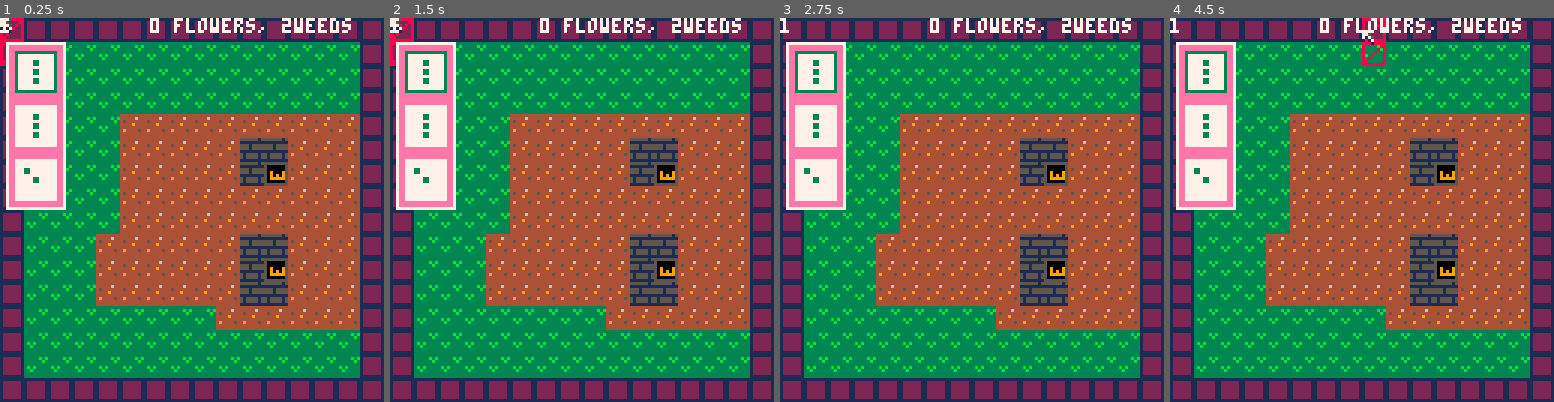
Above: before the commit, frames 1-4 (left to right).
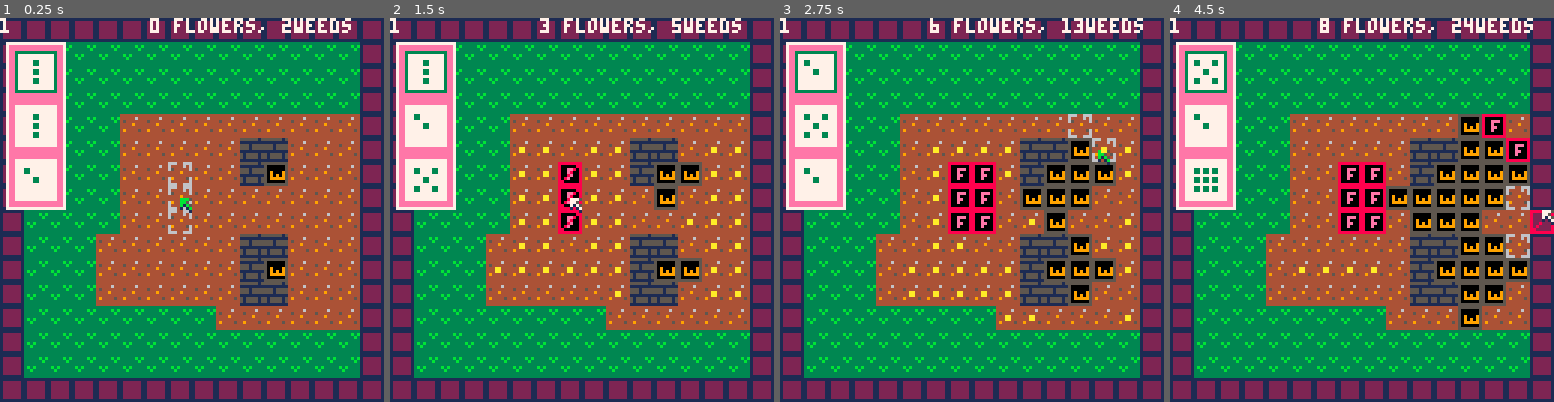
Above: after the commit, the same moments.

Repository: etrizzo/pico8
Game: PICO-8 cartridge SIJ2019/sij2019.p8
Same seed, same stepped clock (60 frames per second), same inputs: the game is played once before the commit and once after it.
Inputs:
- Up to frame 1 (0.25 s): no input
- Up to frame 2 (1.5 s): tap X (X key) at 0.33, 1.07 s; tap O (Z key) at 0.7 s
- Up to frame 3 (2.75 s): hold Right 1.6-2.1 s; tap O (Z key) at 1.7, 2.1, 2.5 s; tap X (X key) at 1.85 s; hold Up 2.15-2.42 s; hold Right from 2.47 s (still down)
- Up to frame 4 (4.5 s): tap O (Z key) every 0.4 s from 2.9 to 4.1 s; tap X (X key) at 2.97, 4.08 s; release Right at 3.03 s; hold Left 3.08-3.58 s; hold Down 3.63-3.97 s; hold Right from 4.02 s (still down)

The runs differ from the first frame. In frame 1, 0.7% of the frame differs, in the area x 0-50%, y 0-57%; in frame 2, 3.8%; in frame 3, 8.2%; in frame 4, 13%, in the area x 6-100%, y 0-82%.

Commit message:
set cursor to center of map

Diff:
--- a/SIJ2019/sij2019.p8
+++ b/SIJ2019/sij2019.p8
@@ -12,8 +12,8 @@
 -- globals
 tilecursor =
 {
-	x = 0;
-	y = 0;
+	x = 60;
+	y = 60;
 };
 hovertile =
 {
@@ -42,8 +42,8 @@
 
 -- variables that need to be reset pre game instance!
 function setglobals()
-	tilecursor.x = 0;
-	tilecursor.y = 0;
+	tilecursor.x = 60;
+	tilecursor.y = 60;
     camerax = 0
     cameray = 0
     g_currentlevel = 1
@@ -68,7 +68,7 @@
 g_levels =
 {
     {1, 1, 3, 2, 3, 5, 2},
-    -- {1, 4, 3, 3, 2, 3, 2},
+    {1, 4, 3, 3, 2, 3, 2},
     -- {1, 4, 3, 5, 2, 3, 2},
     -- {1, 4, 3, 5, 3, 3, 2},
     -- {1, 4, 3, 5, 2, 3, 2}
@@ -381,7 +381,7 @@
 
 --------------------------------------------------------------------------
 function attractrender()
-    print(gamestate, 0, cameray);
+    printui(gamestate);
 end
 
 --------------------------------------------------------------------------
@@ -604,8 +604,8 @@
         camerax = 0
         cameray += 128
     end
-    tilecursor.x = camerax;
-    tilecursor.y = cameray;
+    tilecursor.x = camerax + 60;
+    tilecursor.y = cameray + 60;
     updatehovertile();
 end
 
